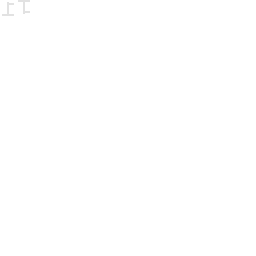
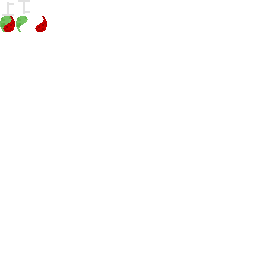
The second (256, 256) image is a revision of the first. Changes to its layers:
added layer "Coupling Decouple" above "Coupling Couple" over [35, 16, 47, 32]
added layer "Coupling Couple" above "Coupling Both" over [16, 16, 28, 32]
added layer "Coupling Both" above "icons.png" over [0, 16, 15, 32]
